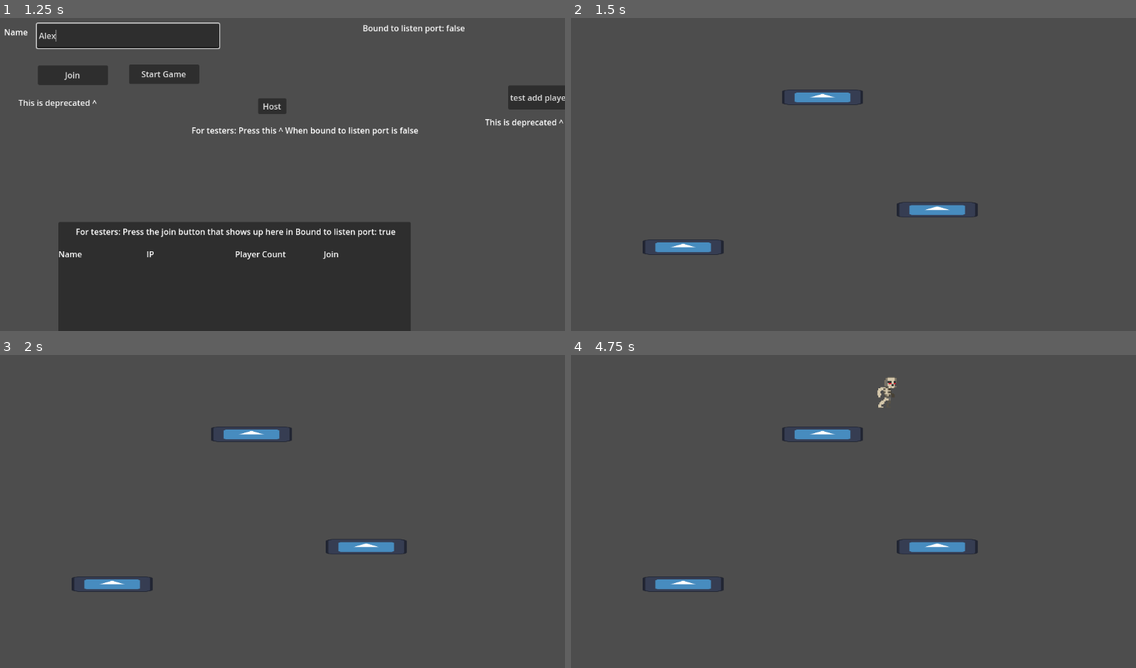
Above: before the commit, frames 1-4 (two rows, left to right).
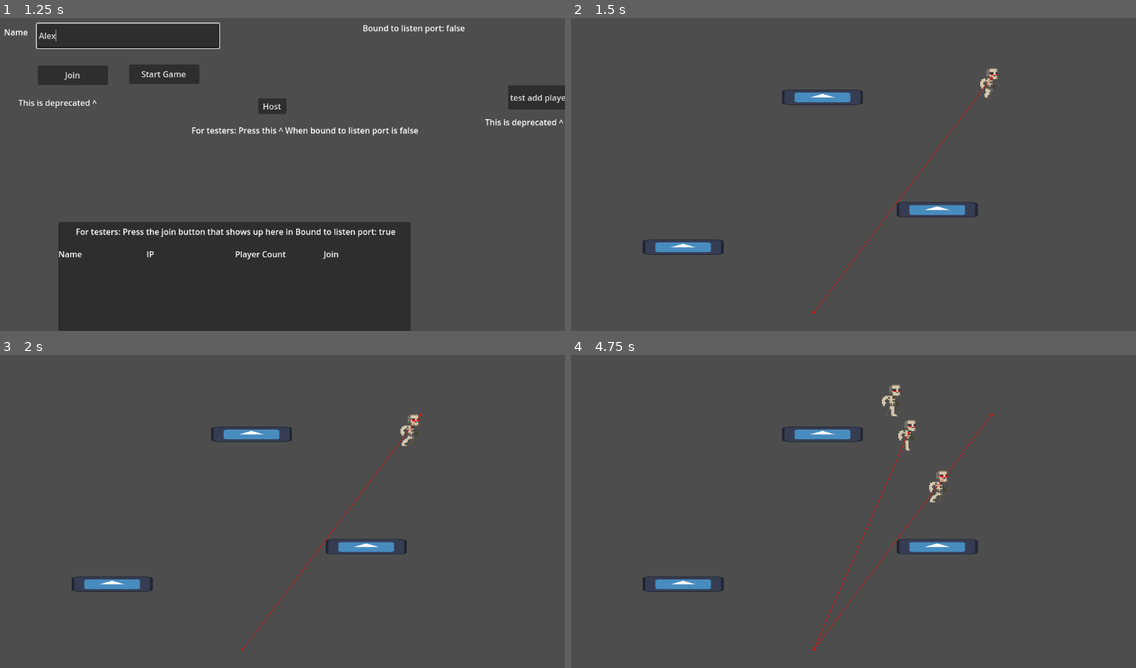
Above: after the commit, the same moments.

Repository: naixsu/CROCPNG
Game: Godot game, scene res://Scenes/Testing/NaixTestScenes/Multiplayer.tscn
Same seed, same stepped clock (60 frames per second), same inputs: the game is played once before the commit and once after it. The engine's default icon, where the game draws it, is replaced by a stand-in: a white triangle on a blue panel in a dark square.
Inputs (mouse positions are in pixels of both pictures, inside the frame that each line leads up to):
- Up to frame 1 (1.25 s): click (129, 36) at 0.52 s; type "Alex" at 0.6 s
- Up to frame 2 (1.5 s): click "Start Game" at 1.25 s
- Up to frame 3 (2 s): no input
- Up to frame 4 (4.75 s): tap Enter (ui_accept) at 2, 2.27, 3.02, 4.52 s; move the mouse to (972, 486) at 2.02 s; press the mouse at (972, 486) at 2.03 s; hold D (Right) 2.03-3.53 s; move the mouse to (723, 517) at 2.77 s; release the mouse at (723, 517) at 2.78 s; right-click (723, 517) at 2.85 s; move the mouse to (898, 430) at 3.52 s; press the mouse at (898, 430) at 3.53 s; hold A (Left) 3.53-4.28 s; move the mouse to (813, 567) at 4.27 s; release the mouse at (813, 567) at 4.28 s; hold D (Right) from 4.28 s (still down); right-click (813, 567) at 4.35 s

Frame 1 is identical in both runs. In frame 2, 0.3% of the frame differs, in the area x 42-76%, y 16-95%; in frame 3, 0.3%; in frame 4, 0.8%, in the area x 42-75%, y 7-95%.
Error before the commit: Invalid access of index '0' on a base object of type: 'Array[Node2D]'. (res://Scripts/Enemies/EnemyA/AI.gd:26)

Commit message:
Fixed pathfinding

Diff:
--- a/Scenes/Enemies/EnemyA/EnemyA.tscn
+++ b/Scenes/Enemies/EnemyA/EnemyA.tscn
@@ -187,9 +187,8 @@
 position = Vector2(1, 2)
 shape = SubResource("RectangleShape2D_wtbqo")
 
-[node name="AI" type="Node2D" parent="." node_paths=PackedStringArray("navigationAgent")]
+[node name="AI" type="Node2D" parent="."]
 script = ExtResource("5_5kow7")
-navigationAgent = NodePath("../NavigationAgent2D")
 
 [node name="DetectionZone" type="Area2D" parent="AI"]
 collision_layer = 0
--- a/Scenes/Testing/NaixTestScenes/TestMultiplayerScene.tscn
+++ b/Scenes/Testing/NaixTestScenes/TestMultiplayerScene.tscn
@@ -1,9 +1,14 @@
-[gd_scene load_steps=5 format=3 uid="uid://cgiky6rcbuxga"]
+[gd_scene load_steps=6 format=3 uid="uid://cgiky6rcbuxga"]
 
 [ext_resource type="Script" path="res://Scripts/Testing/NaixTestScripts/TestMultiplayerScene.gd" id="1_cahup"]
 [ext_resource type="PackedScene" uid="uid://s741h0igfq5k" path="res://Scenes/Testing/NaixTestScenes/TestPlatforms.tscn" id="2_1merq"]
 [ext_resource type="PackedScene" uid="uid://bgucyml2yx36p" path="res://Scenes/Player/Player.tscn" id="3_8q6be"]
 [ext_resource type="PackedScene" uid="uid://bvfw8vhc4i3ac" path="res://Scenes/Enemies/EnemyA/EnemyA.tscn" id="3_jn6np"]
+
+[sub_resource type="NavigationPolygon" id="NavigationPolygon_qh2qy"]
+vertices = PackedVector2Array(592, 249, 972, 50, 1234, 344, 1077, 654, 495, 698, 406, 608)
+polygons = Array[PackedInt32Array]([PackedInt32Array(0, 1, 2, 3, 4, 5)])
+outlines = Array[PackedVector2Array]([PackedVector2Array(406, 608, 495, 698, 1077, 654, 1234, 344, 972, 50, 592, 249)])
 
 [node name="TestMultiplayerScene" type="Node2D"]
 script = ExtResource("1_cahup")
@@ -23,6 +28,9 @@
 
 [node name="Enemies" type="Node2D" parent="."]
 
+[node name="EnemyA" parent="Enemies" instance=ExtResource("3_jn6np")]
+position = Vector2(870, 153)
+
 [node name="PlayerSpawnPoints" type="Node2D" parent="."]
 
 [node name="0" type="Node2D" parent="PlayerSpawnPoints" groups=["PlayerSpawnPoint"]]
@@ -40,3 +48,17 @@
 position = Vector2(665, 106)
 rotation = -4.73227
 scale = Vector2(95.1521, 10.0646)
+
+[node name="NavArea" type="Node2D" parent="."]
+
+[node name="NavRegion" type="NavigationRegion2D" parent="NavArea"]
+navigation_polygon = SubResource("NavigationPolygon_qh2qy")
+
+[node name="Marker2D" type="Marker2D" parent="NavArea/NavRegion"]
+position = Vector2(523, 612)
+
+[node name="Marker2D2" type="Marker2D" parent="NavArea/NavRegion"]
+position = Vector2(995, 557)
+
+[node name="Marker2D3" type="Marker2D" parent="NavArea/NavRegion"]
+position = Vector2(848, 289)
--- a/Scripts/Enemies/EnemyA/AI.gd
+++ b/Scripts/Enemies/EnemyA/AI.gd
@@ -10,12 +10,13 @@
 }
 
 @onready var detectionZone = $DetectionZone
-@export var navigationAgent: NavigationAgent2D
+@onready var navigationAgent = $"../NavigationAgent2D"
 
 var current_state = State.IDLE : set = set_state
 var player: Player = null
 var parent: Enemy = null
 var i = 0
+var markers = []
 
 func initialize_path_finding():
 	set_state(State.OBJECTIVE)
@@ -23,17 +24,32 @@
 	navigationAgent.target_desired_distance = 4.0
 
 	#Below is the beginning for the pathfinding
-	set_movement_target(parent.movementTargets[i].position) #Very first target position
+#	set_movement_target(parent.movementTargets[i].position) #Very first target position
+	init_pathfinding(parent)
 	i += 1
+
+func init_pathfinding(parent):
+	var root = get_tree().get_root()
+	var navArea = root.get_node("TestMultiplayerScene/NavArea")
+	if navArea:
+		var navRegion = navArea.get_node("NavRegion")
+		var navMarkers = navRegion.get_children()
+
+		for marker in navMarkers:
+			if marker is Marker2D:
+				markers.append(marker)
+
+	set_movement_target(markers[i].position)
+
 
 func _physics_process(delta):
 
 	#Checks if the current target was reached and goes directly to the next one
 	if navigationAgent.is_navigation_finished():
-		if i >= parent.movementTargets.size():
+		if i >= markers.size():
 			set_state(State.IDLE)
 			return
-		set_movement_target(parent.movementTargets[i].position)
+		set_movement_target(markers[i].position)
 		i += 1
 
 	var currentAgentPosition: Vector2 = global_position #Position of the enemy relative to the world
